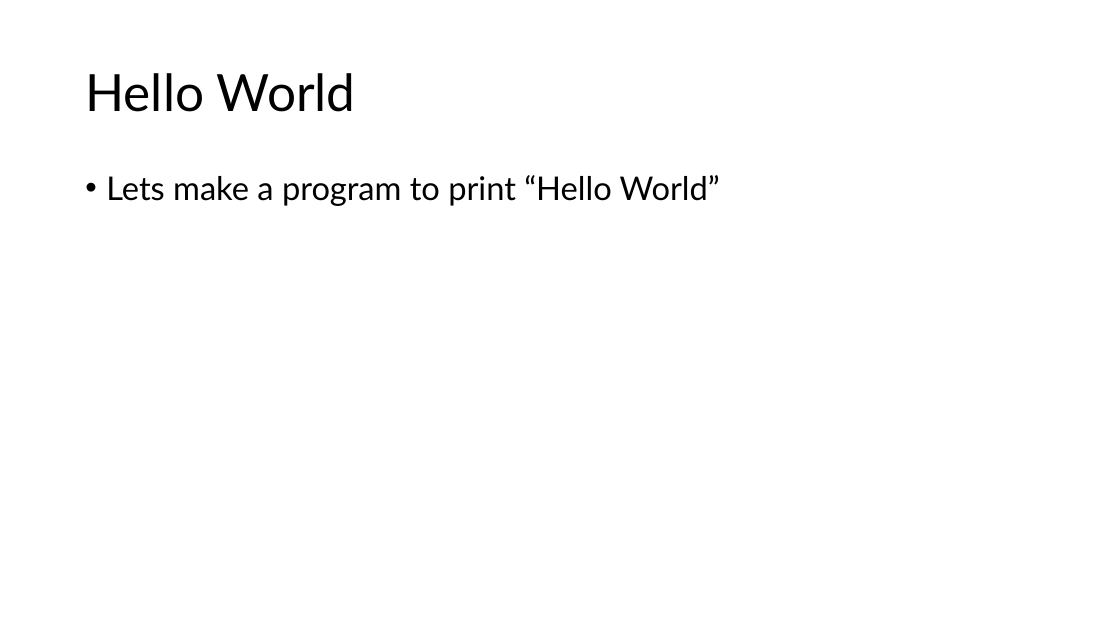
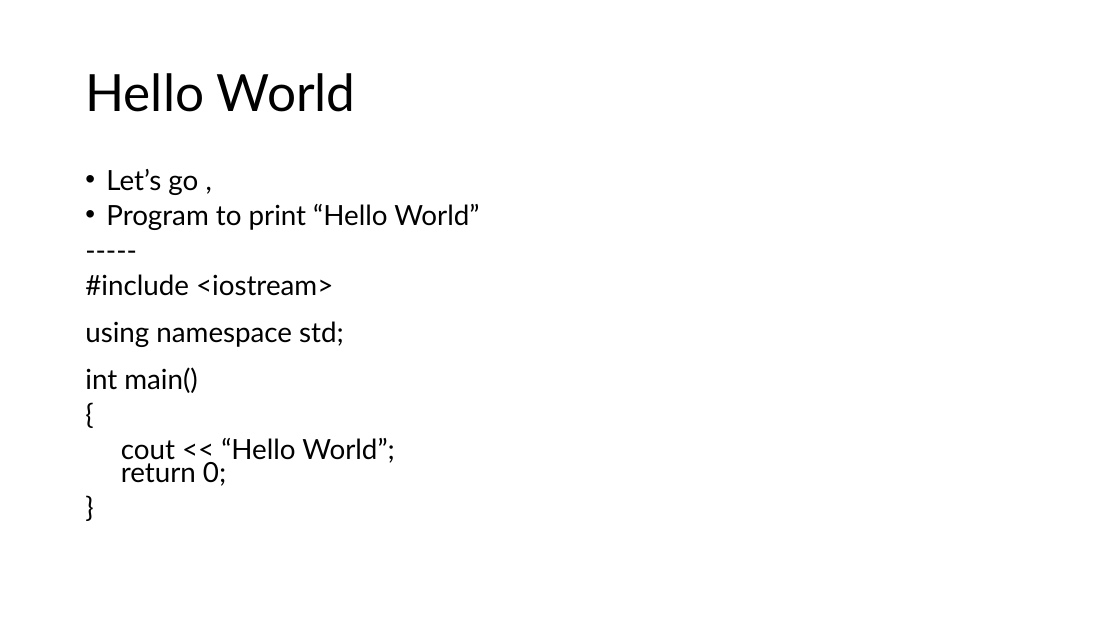
Before and after one commit to MoklaEducation/ems_fall_2025_cpp101, a slide deck: slide 7 of class_01/Class_01_Intro to Programming.pptx. Drawn at 1120x630 pixels with LibreOffice and Linux fonts; fonts in the diff are those of the drawing. Boxes give left, top, right and bottom in pixels: in the first picture for what was removed or moved away, otherwise in the second. Text is boxed around its words. In the diff, an @@ line names an element or a change of style, - is before the commit and + after.

Commit message:
Added pdf for slides

```diff
--- a/class_01/Class_01_Intro to Programming.pptx
+++ b/class_01/Class_01_Intro to Programming.pptx
@@ text at (85, 169, 479, 486): text changed; size 28 to 23.8 pt @@
-• Lets make a program to print “Hello World”
+• Let’s go ,
+• Program to print “Hello World”
+-----
+#include <iostream>
+using namespace std;
+int main()
+{
+cout << “Hello World”;
+return 0;
+}
```
Also in this commit, not shown: 3 other slides changed, 1 other file.
